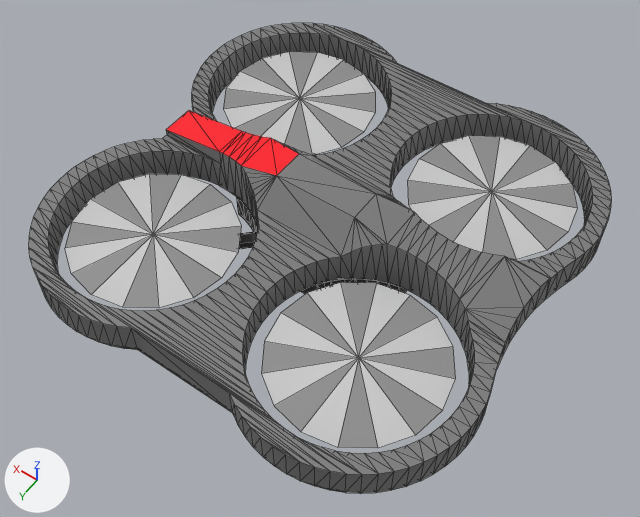
Renders of the COLLADA model assets/gazebo/models/RedArDrone2/meshes/quadrotor/quadrotor_4.dae from each side of a commit.
One viewpoint serves both versions: a 50 mm lens placed at (-0.365, 0.521, 0.758), pointed at (-0.015, 0.032, -0.012). Arrows for +X, +Y and +Z are at lower left; the lights stay in place. Mesh edges are drawn as thin lines. Where no turn or scale is listed for an object, it has been applied to the vertices. Vertices at the same position are counted once.

Objects in the first picture: 'Cover'.
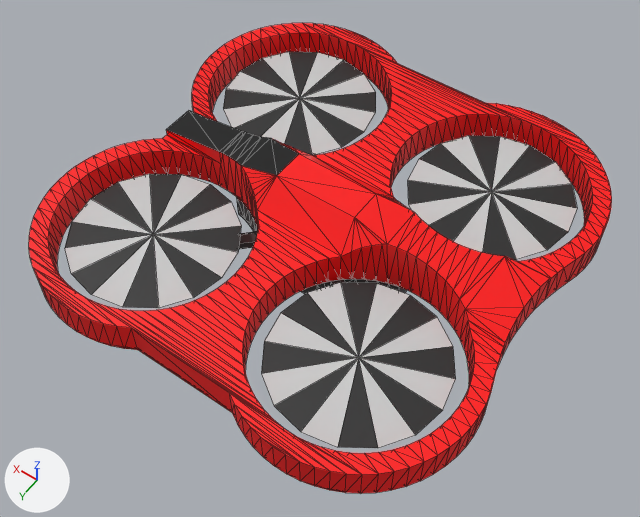
Changed parts and their boxes [x1, y1, x2, y2] in the pictures (640 x 517 px):
'Cover', recoloured, surface changed: [29, 23, 612, 493] in both
part 1 of me_cover, recoloured (red to black): [166, 111, 299, 176] in both

What changed in the scene script:
```text
Change mat_rotorgrey:
    remove mat_rotorgrey.emission_color = (0.2, 0.2, 0.2)  # grey #7c7c7c
    remove mat_rotorgrey.emission_strength = 1.0
Change mat_bodydark:
    mat_bodydark.base_color: (0.202, 0.202, 0.202) -> (1.0, 0.0, 0.0)  # grey #7c7c7c -> red #ff0000
Add mat_bodydark_001_1:
    mat_bodydark_001_1 = principled_material('BodyDark_001')
    mat_bodydark_001_1.base_color = (0.0, 0.0, 0.0)  # black #000000
    mat_bodydark_001_1.roughness = 0.44
Change me_cover:
    where me_cover.from_pydata(...)  # 900 vertices, 1744 faces; spans x -0.26..0.26, y -0.26..0.26, z -0.04..0.07
    used by ob_cover; location = (0.0, 0.0, 0.0)
    me_cover part 1: all 12 faces that had it switch from mat_bodydark_001 (red #ff001a) to mat_bodydark_001_1 (black #000000)
```
